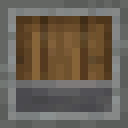
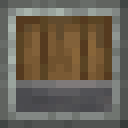
Before/after of a (128, 128) layered artwork. What changed in the layer stack:
added layer "Casing v0.5.1" above "Casing v0.5.0" over [0, 0, 128, 128]
renamed "computer_normal_side.png" to "Casing v0.5.0", hid it over [0, 0, 128, 128]
